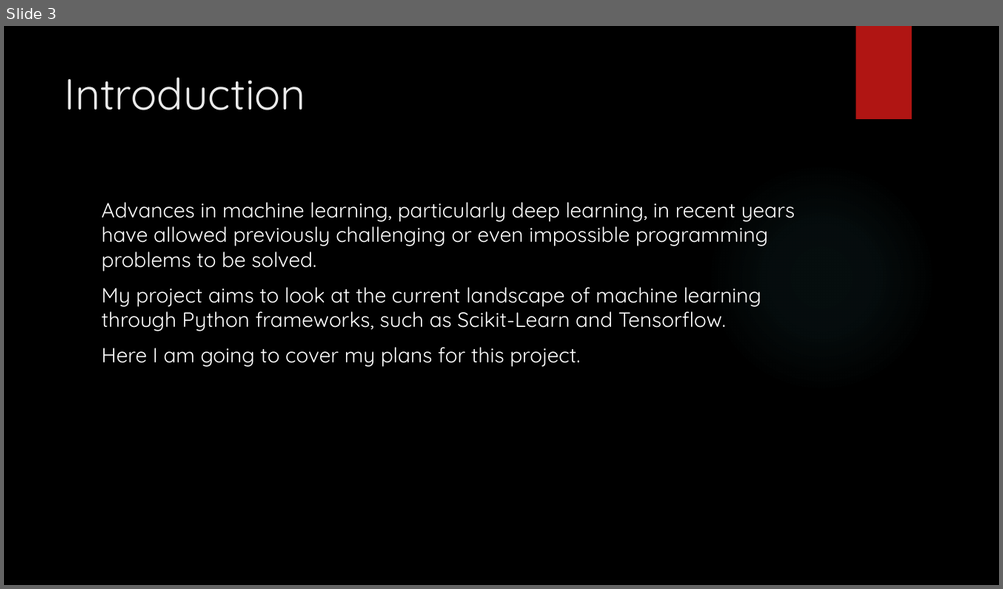
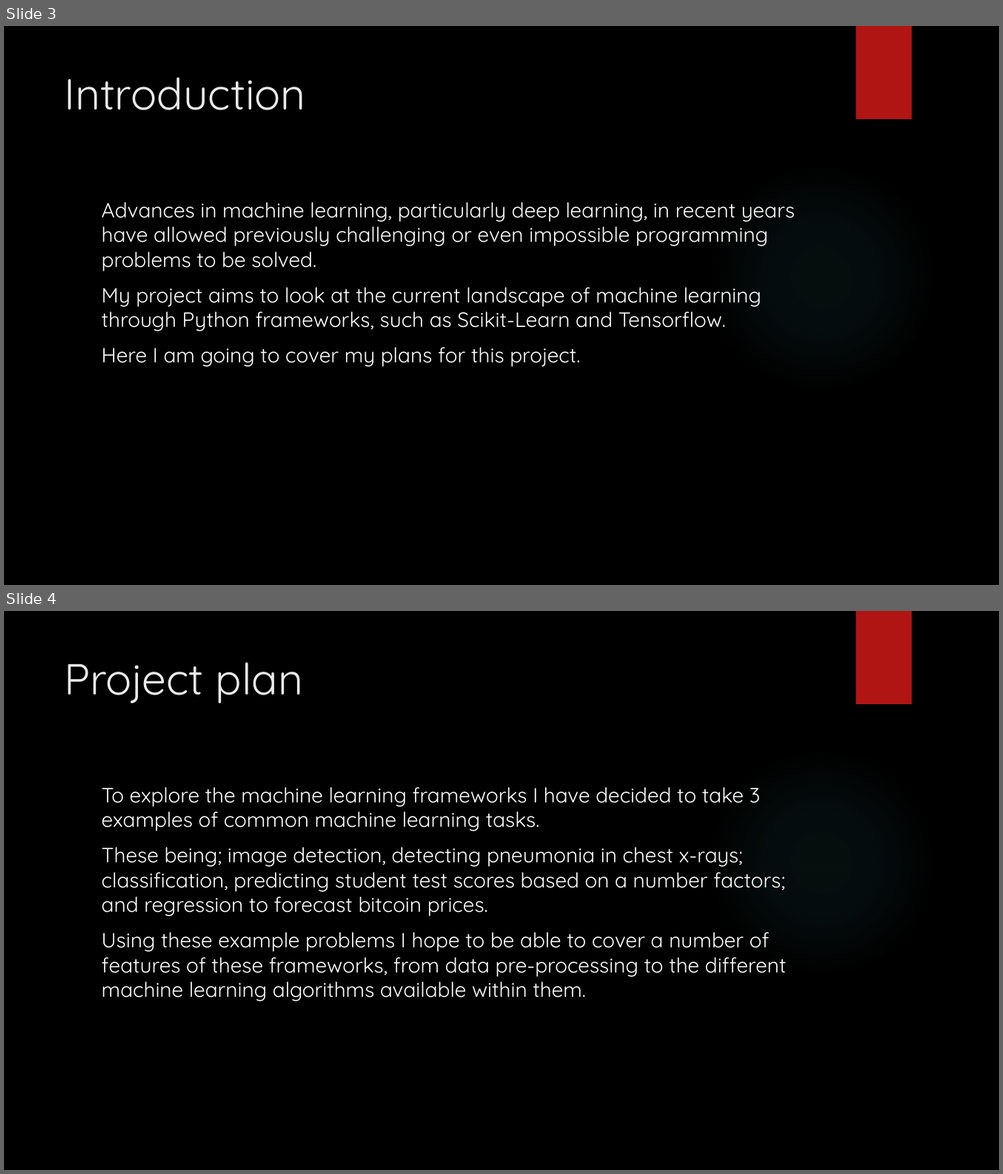
Before and after one commit to BladesOfBaconIV/finalYearProject, a slide deck: documents/interim-presentation/Machine Learning Using Python Frameworks.pptx. Shown one above the other, each under a label of ours: slide 3 before the commit, slides 3 and 4 after it. The pictures are 1003x589 and 1003x1174 pixels, drawn with LibreOffice and Linux fonts; fonts in the diff are those of the drawing; background and template pictures are left out. Boxes give left, top, right and bottom in pixels: in the first picture for what was removed or moved away, otherwise in the second. Text is boxed around its words. In the diff, an @@ line names an element or a change of style, - is before the commit and + after.

```diff
--- a/documents/interim-presentation/Machine Learning Using Python Frameworks.pptx
+++ b/documents/interim-presentation/Machine Learning Using Python Frameworks.pptx
@@ slide 4 added at bbox=[4, 611, 999, 1170], background picture (left out); not listed: 2 template elements that a slide beside it also shows @@
@@ title added at bbox=[64, 662, 303, 703], 42 pt, text #EBEBEB @@
+Project plan
@@ text added at bbox=[102, 787, 786, 1002], 20 pt, text #FFFFFF @@
+To explore the machine learning frameworks I have decided to take 3 examples of common machine learning tasks.
+These being; image detection, detecting pneumonia in chest x-rays; classification, predicting student test scores based on a number factors; and regression to forecast bitcoin prices.
+Using these example problems I hope to be able to cover a number of features of these frameworks, from data pre-processing to the different machine learning algorithms available within them.
```
Also in this commit, not shown: 5 other slides added, 2 other files.
